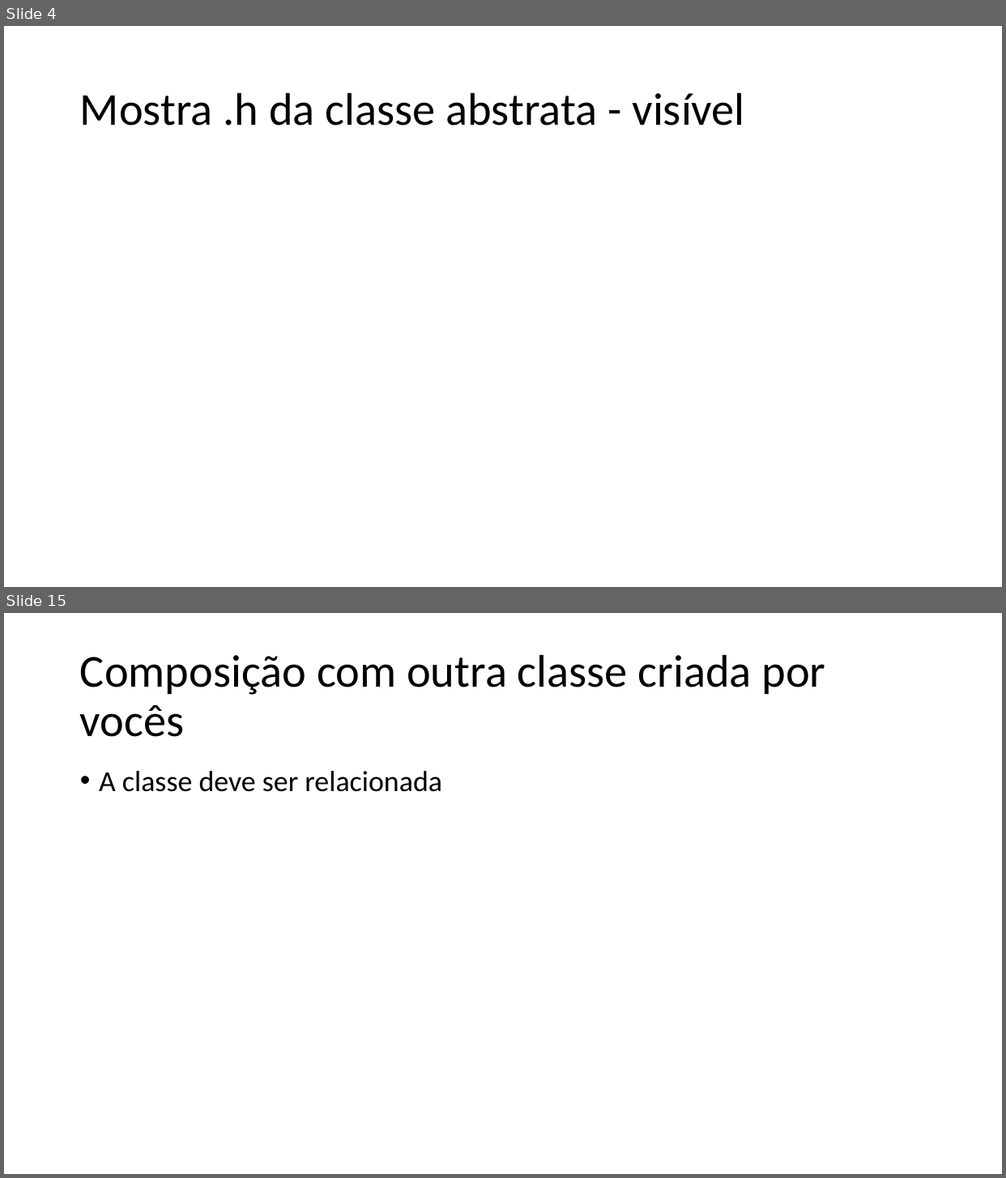
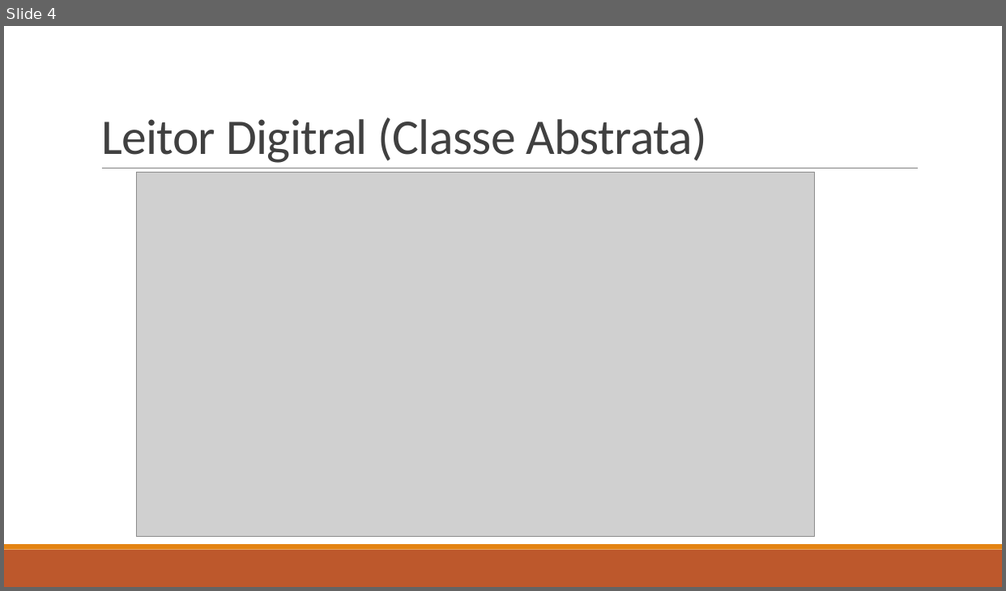
Before and after one commit to R-ronivaldo/LeitorDigital-Polimorfismo-, a slide deck: Requisitos Polimorfismo (1).pptx. Shown one above the other, each under a label of ours: slides 4 and 15 before the commit, slide 4 after it; the slides between them are not shown. The pictures are 1006x1178 and 1006x591 pixels, drawn with LibreOffice and Linux fonts; fonts in the diff are those of the drawing; grey boxes stand for pictures. Boxes give left, top, right and bottom in pixels: in the first picture for what was removed or moved away, otherwise in the second. Text is boxed around its words. In the diff, an @@ line names an element or a change of style, - is before the commit and + after.

```diff
--- a/Requisitos Polimorfismo (1).pptx
+++ b/Requisitos Polimorfismo (1).pptx
@@ slide 15 removed at bbox=[4, 613, 1002, 1174], background #FFFFFF @@
@@ title removed at bbox=[80, 654, 825, 737] @@
-Composição com outra classe criada por vocês
@@ text removed at bbox=[99, 771, 442, 792] @@
-• A classe deve ser relacionada
@@ slide 4 changed as well @@
@@ title "Leitor Digitral (Classe Abstrata)" at bbox=[101, 118, 707, 163]: vertical alignment middle to bottom @@
@@ title at bbox=[101, 118, 707, 163]: text changed; size 44 to 48 pt; text colour #000000 to #404040 @@
-Mostra .h da classe abstrata - visível
+Leitor Digitral (Classe Abstrata)
@@ line added from (102, 169) to (918, 169), #808080 0.5 pt @@
@@ picture added at bbox=[136, 172, 814, 537] @@
@@ rectangle added at bbox=[4, 550, 1002, 587], fill #BD582C @@
@@ rectangle added at bbox=[4, 544, 1002, 550], fill #E48312 @@
```
Also in this commit, not shown: 5 other slides changed, 10 slides added, 9 other slides removed, 21 other files.
